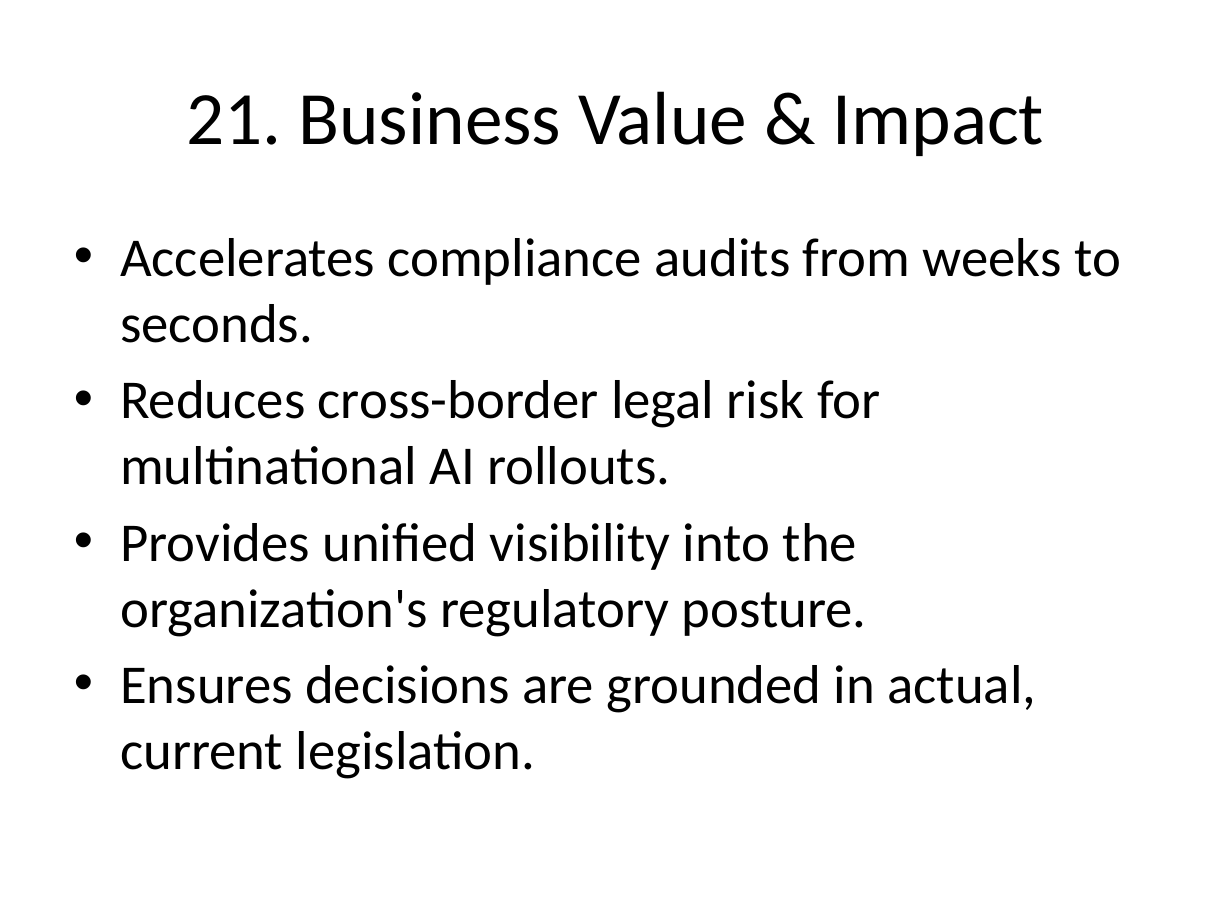
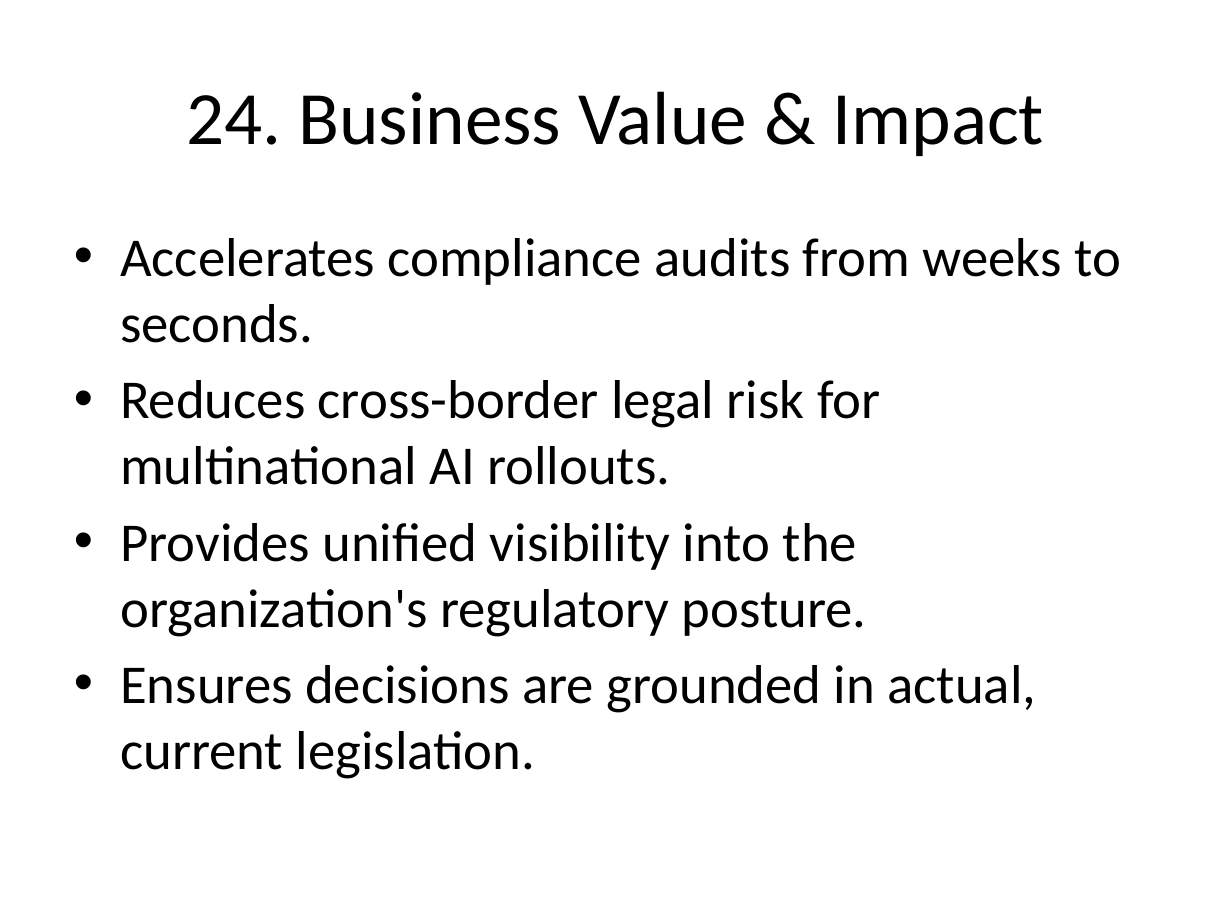
Before and after one commit to avika124/ai-governance-copilot, a slide deck: slide 25 of AI_Governance_Copilot_Presentation.pptx (slide 22 before the commit). Drawn at 1232x924 pixels with LibreOffice and Linux fonts; fonts in the diff are those of the drawing. Boxes give left, top, right and bottom in pixels: in the first picture for what was removed or moved away, otherwise in the second. Text is boxed around its words. In the diff, an @@ line names an element or a change of style, - is before the commit and + after.

```diff
--- a/AI_Governance_Copilot_Presentation.pptx
+++ b/AI_Governance_Copilot_Presentation.pptx
@@ title at <box>186,91,1044,156</box>: text changed @@
-21. Business Value & Impact
+24. Business Value & Impact
```
Also in this commit, not shown: 15 other slides changed, 3 slides added, 1 other file.
